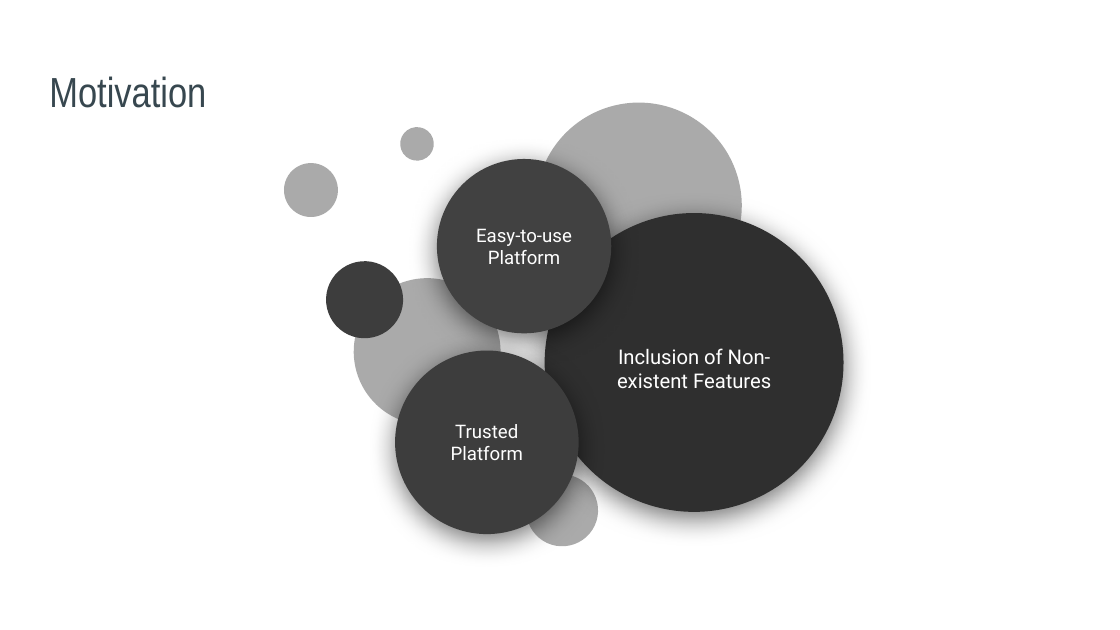
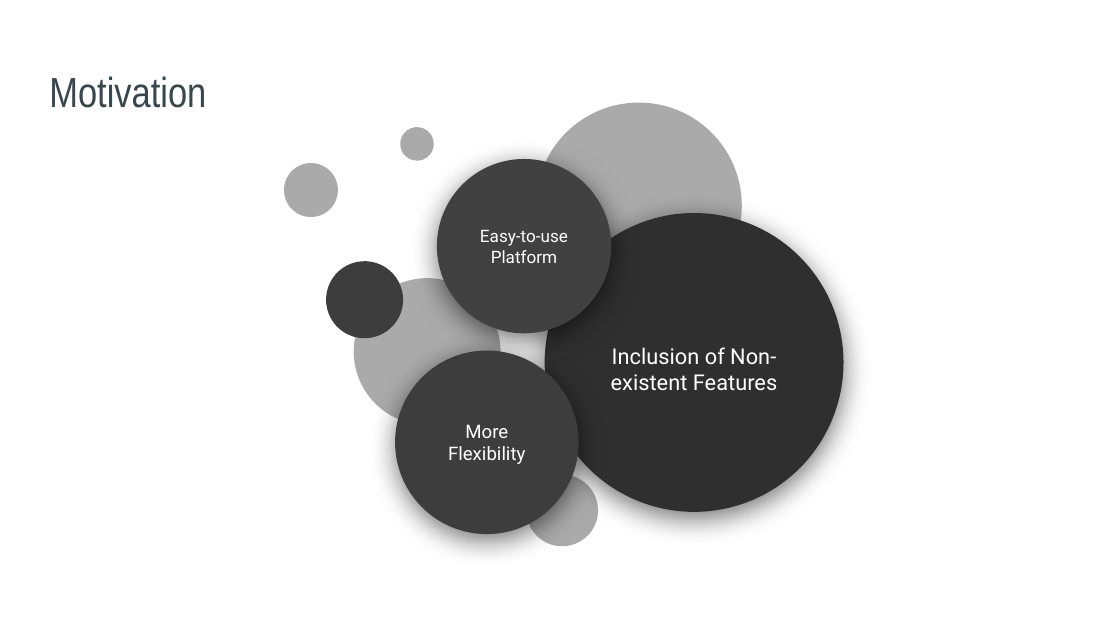
Before and after one commit to Mamun097/FoodFly, a slide deck: slide 2 of Application Design/Scope Fixation.pptx. Drawn at 1120x630 pixels with LibreOffice and Linux fonts; fonts in the diff are those of the drawing. Boxes give left, top, right and bottom in pixels: in the first picture for what was removed or moved away, otherwise in the second. Text is boxed around its words. In the diff, an @@ line names an element or a change of style, - is before the commit and + after.

Commit message:
Scope Fixation Modified

```diff
--- a/Application Design/Scope Fixation.pptx
+++ b/Application Design/Scope Fixation.pptx
@@ text "Easy-to-use Platform" at (x1=480, y1=230, x2=568, y2=263): size 12 to 11 pt @@
@@ text "Inclusion of Non-existent Features" at (x1=611, y1=347, x2=777, y2=390): size 13 to 14 pt @@
@@ text at (x1=448, y1=424, x2=525, y2=464): text changed @@
-Trusted Platform
+More Flexibility
```
